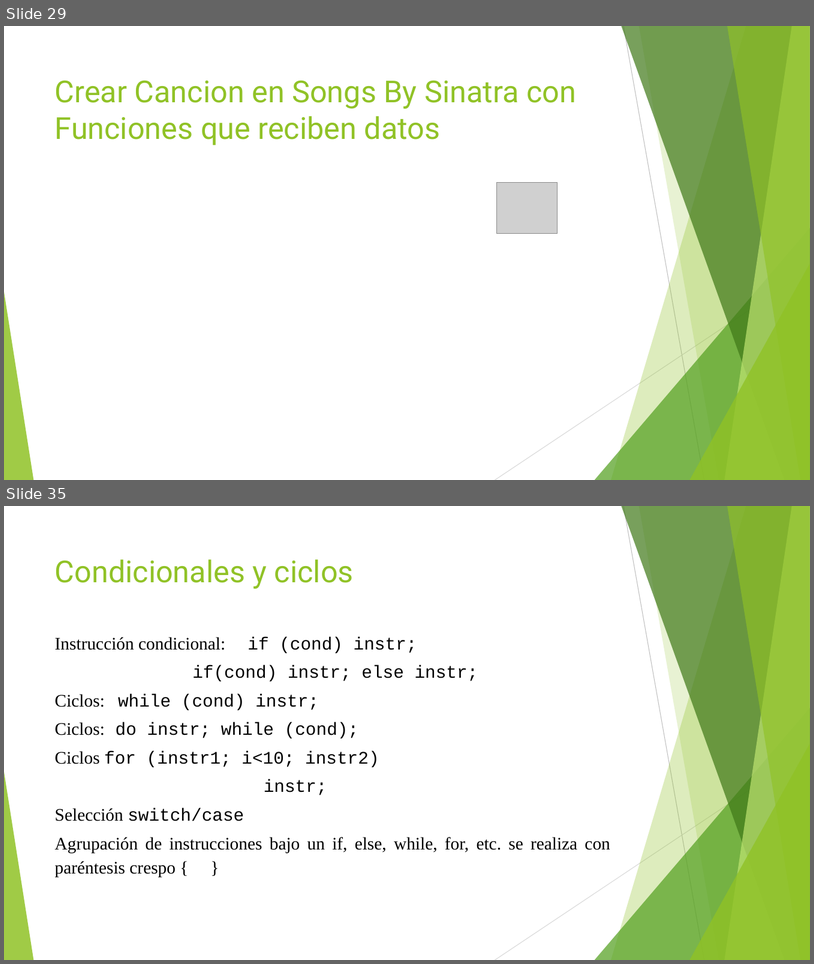
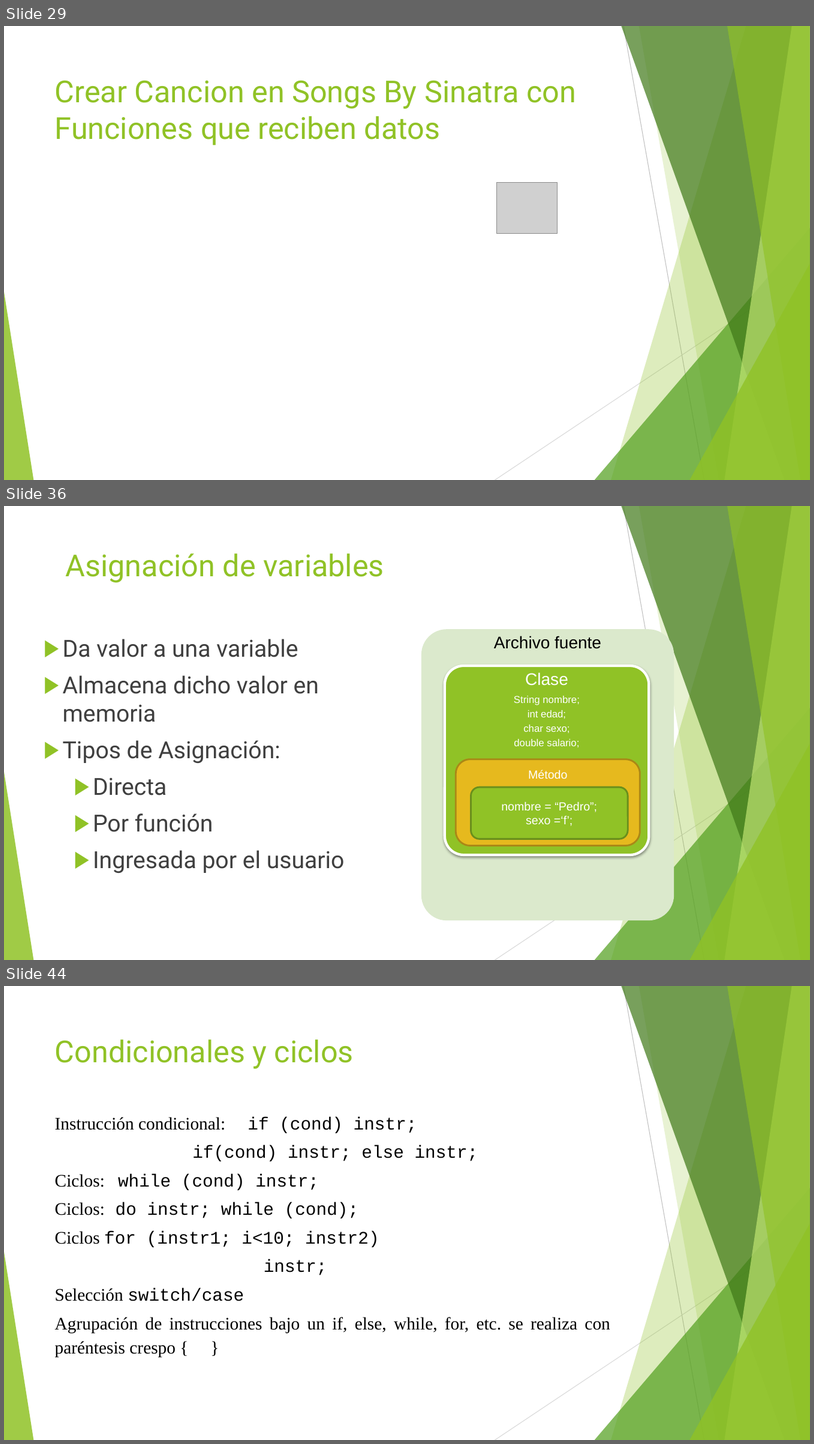
Before and after one commit to jomarnavarro/basicJava, a slide deck: Selenium, module 2.pptx. Shown one above the other, each under a label of ours: slides 29 and 35 before the commit, slides 29, 36 and 44 after it; the slides between them are not shown. The pictures are 814x964 and 814x1444 pixels, drawn with LibreOffice and Linux fonts; fonts in the diff are those of the drawing; grey boxes stand for pictures. Boxes give left, top, right and bottom in pixels: in the first picture for what was removed or moved away, otherwise in the second. Text is boxed around its words. In the diff, an @@ line names an element or a change of style, - is before the commit and + after.

```diff
--- a/Selenium, module 2.pptx
+++ b/Selenium, module 2.pptx
@@ slide 36 added at [4, 506, 810, 960], background #FFFFFF; not listed: 10 template elements that a slide beside it also shows @@
@@ title added at [66, 553, 384, 583], 36 pt, text #90C226 @@
+Asignación de variables
@@ text added at [63, 639, 345, 873], 28 pt, text #3F3F3F @@
+▶ Da valor a una variable
+▶ Almacena dicho valor en memoria
+▶ Tipos de Asignación:
+  ▶ Directa
+  ▶ Por función
+  ▶ Ingresada por el usuario
@@ group added at [422, 630, 674, 921]: 2 rounded rectangles, 2 texts @@
+Archivo fuente
+Clase
+String nombre;
+int edad;
+char sexo;
+double salario;
@@ rounded rectangle added at [456, 759, 641, 846], fill #E6B91E, outline #AA8916 2 pt, 14 pt, text #FFFFFF @@
+Método
@@ rounded rectangle added at [471, 787, 629, 839], fill #90C226, outline #6B901C 2 pt, 14 pt, text #FFFFFF @@
+nombre = “Pedro”;
+sexo =‘f’;
@@ what was slide 35 is now slide 44 @@
```
Also in this commit, not shown: 4 slides changed, 10 other slides added, 2 slides removed.
